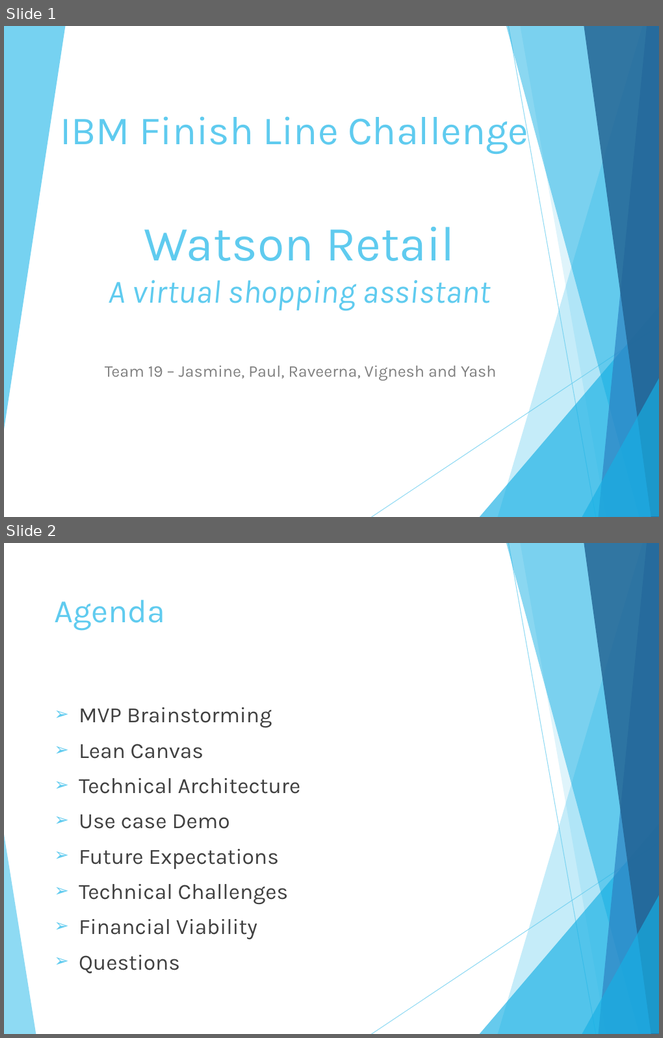
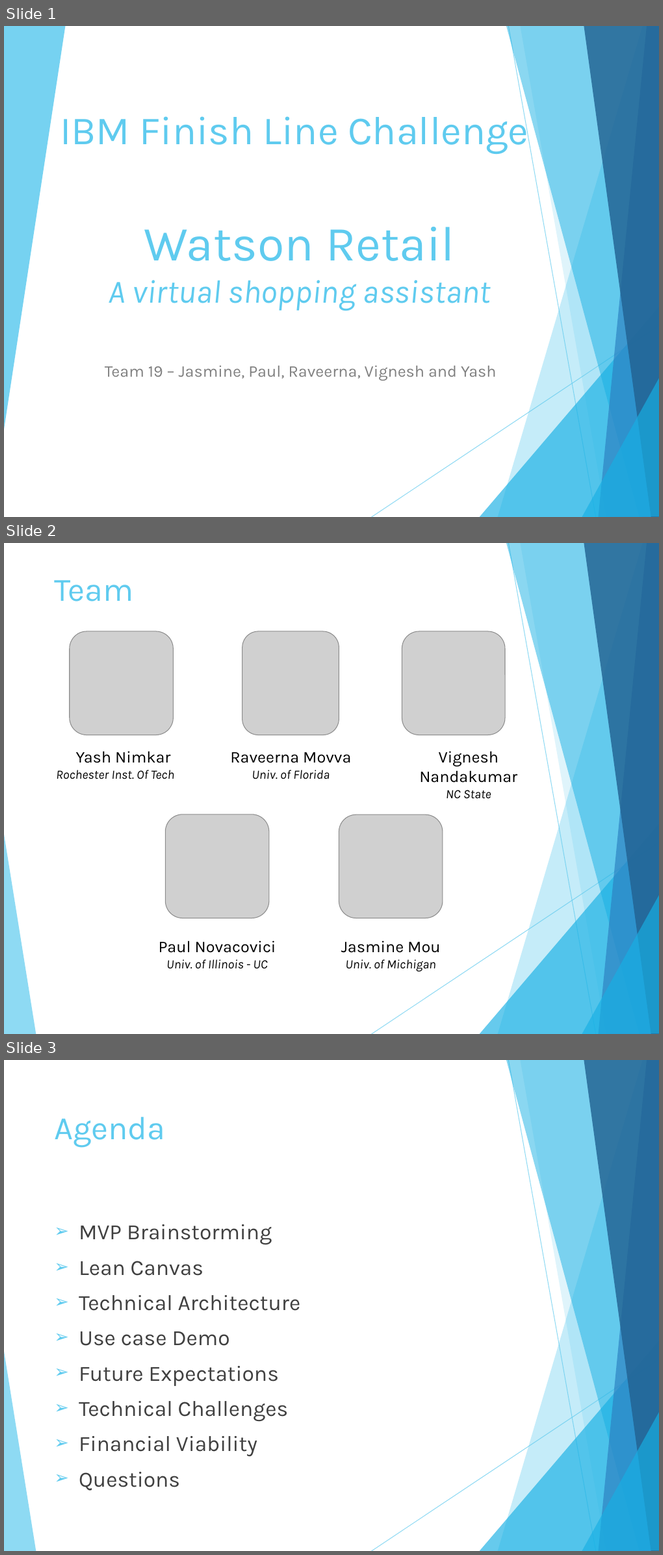
Before and after one commit to vigneshniyer/FinishLine-ShoppingBot, a slide deck: IBM_Finish_Line.pptx. Shown one above the other, each under a label of ours: slides 1 and 2 before the commit, slides 1, 2 and 3 after it. The pictures are 663x1038 and 663x1555 pixels, drawn with LibreOffice and Linux fonts; fonts in the diff are those of the drawing; grey boxes stand for pictures. Boxes give left, top, right and bottom in pixels: in the first picture for what was removed or moved away, otherwise in the second. Text is boxed around its words. In the diff, an @@ line names an element or a change of style, - is before the commit and + after.

```diff
--- a/IBM_Finish_Line.pptx
+++ b/IBM_Finish_Line.pptx
@@ slide 2 added at (4, 543, 659, 1034), background #FFFFFF; not listed: 10 template elements that a slide beside it also shows @@
@@ title added at (54, 580, 133, 601), 36 pt, text #5FCBEF @@
+Team
@@ picture added at (70, 631, 173, 735) @@
@@ picture added at (243, 631, 339, 735) @@
@@ picture added at (402, 631, 505, 735) @@
@@ text added at (56, 751, 174, 780), 14 pt, text #000000, italic @@
+Yash Nimkar
+Rochester Inst. Of Tech
@@ text added at (230, 752, 351, 780), 14 pt, text #000000, italic @@
+Raveerna Movva
+Univ. of Florida
@@ text added at (419, 751, 518, 799), 18 pt, text #000000 @@
+Vignesh Nandakumar
+NC State
@@ picture added at (165, 815, 269, 919) @@
@@ picture added at (339, 815, 442, 919) @@
@@ text added at (159, 941, 276, 969), 14 pt, text #000000, italic @@
+Paul Novacovici
+Univ. of Illinois - UC
@@ text added at (341, 941, 440, 972), 14 pt, text #000000, italic @@
+Jasmine Mou
+Univ. of Michigan
@@ what was slide 2 is now slide 3 @@
```
Also in this commit, not shown: 2 slides changed, 2 other slides added, 1 slide removed.
